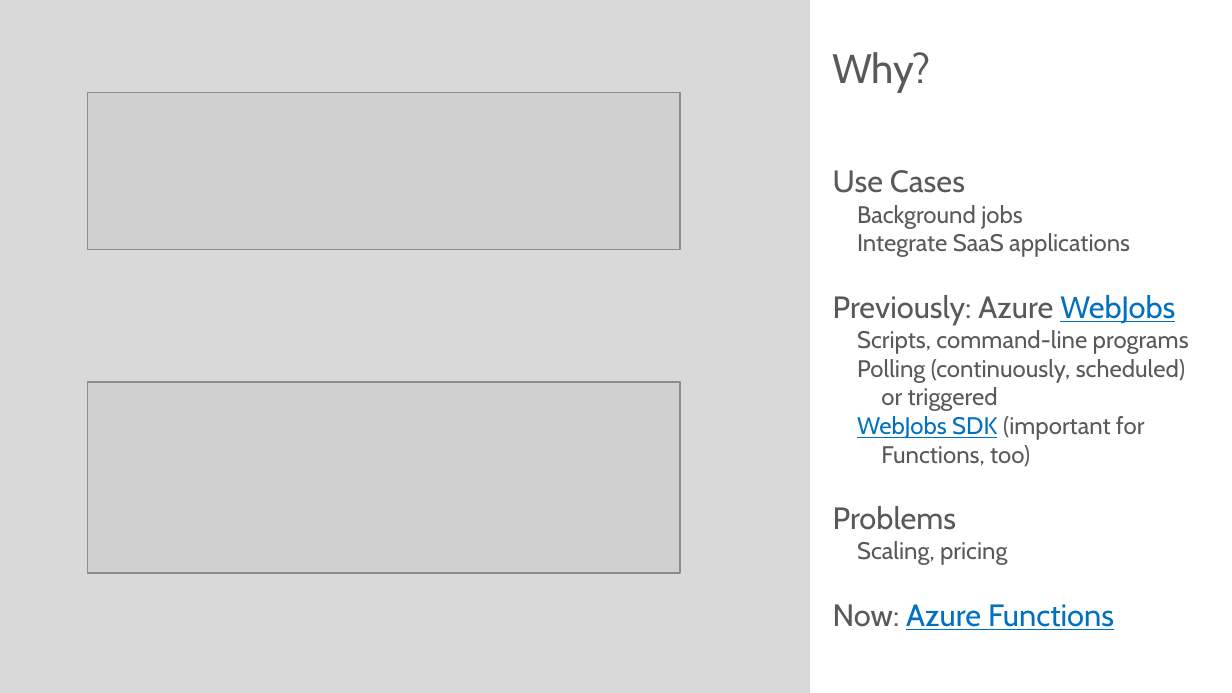
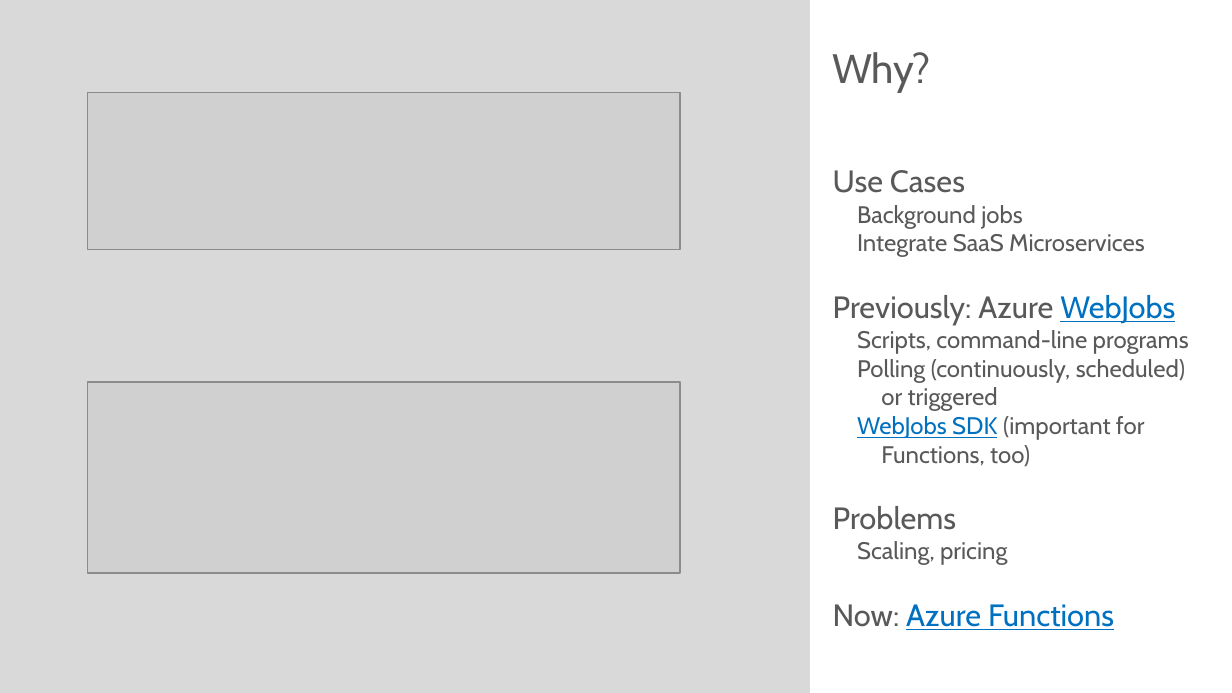
Before and after one commit to rstropek/Samples, a slide deck: slide 4 of AzureFunctions/AzureFunctions.pptx (slide 3 before the commit). Drawn at 1232x693 pixels with LibreOffice and Linux fonts; fonts in the diff are those of the drawing; grey boxes stand for pictures. Boxes give left, top, right and bottom in pixels: in the first picture for what was removed or moved away, otherwise in the second. Text is boxed around its words. In the diff, an @@ line names an element or a change of style, - is before the commit and + after.

```diff
--- a/AzureFunctions/AzureFunctions.pptx
+++ b/AzureFunctions/AzureFunctions.pptx
@@ text at box(857, 234, 1145, 257): text changed @@
-  Integrate SaaS applications
+  Integrate SaaS Microservices
```
Also in this commit, not shown: 1 other slide changed, 2 slides added.
